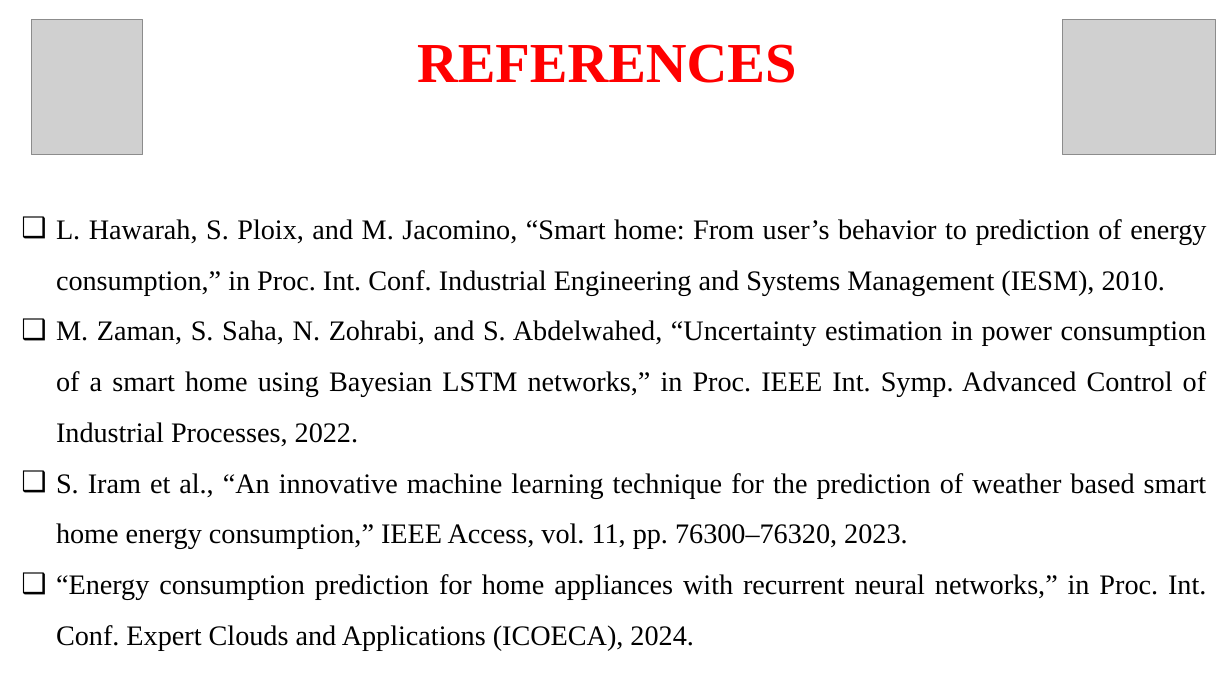
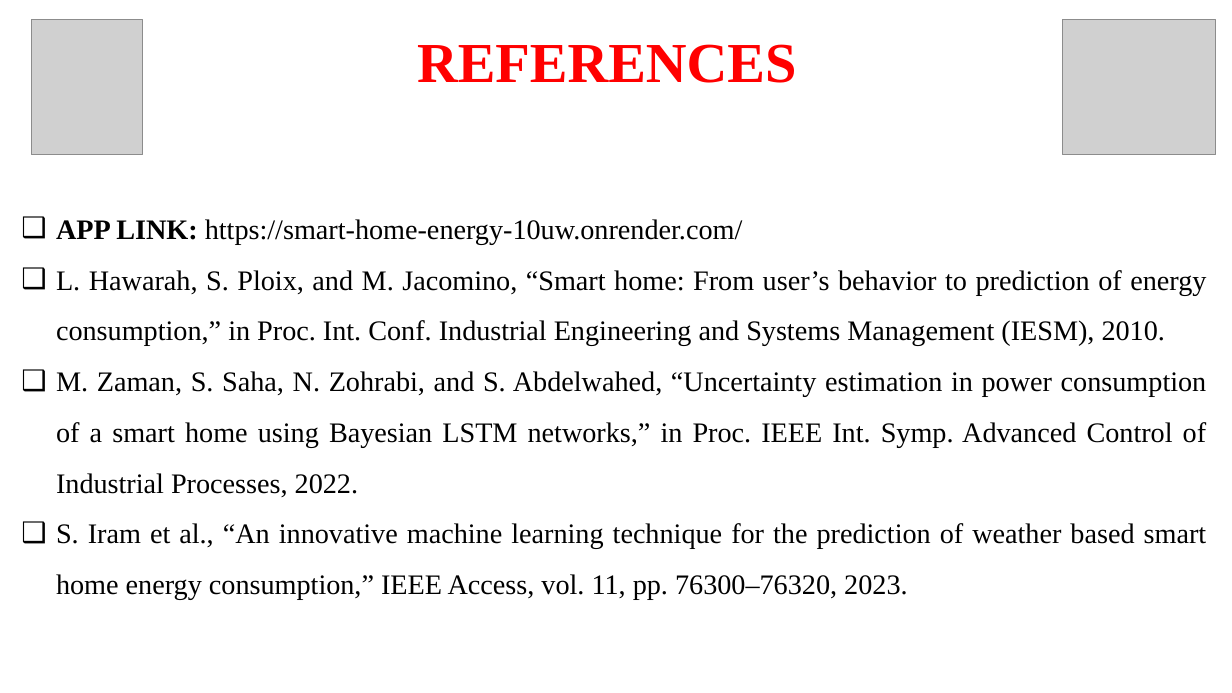
Before and after one commit to suri307/MLA0205-FOML, a slide deck: slide 21 of CAPSTONE PROJECT/FOML.pptx. Drawn at 1232x693 pixels with LibreOffice and Linux fonts; fonts in the diff are those of the drawing; grey boxes stand for pictures. Boxes give left, top, right and bottom in pixels: in the first picture for what was removed or moved away, otherwise in the second. Text is boxed around its words. In the diff, an @@ line names an element or a change of style, - is before the commit and + after.

```diff
--- a/CAPSTONE PROJECT/FOML.pptx
+++ b/CAPSTONE PROJECT/FOML.pptx
@@ text at <box>56,219,743,244</box>: paragraph added @@
+❑ APP LINK: https://smart-home-energy-10uw.onrender.com/
@@ text at <box>56,574,1206,650</box>: paragraph removed @@
-❑ “Energy consumption prediction for home appliances with recurrent neural networks,” in Proc. Int. Conf. Expert Clouds and Applications (ICOECA), 2024.
```
Also in this commit, not shown: 1 other file.
